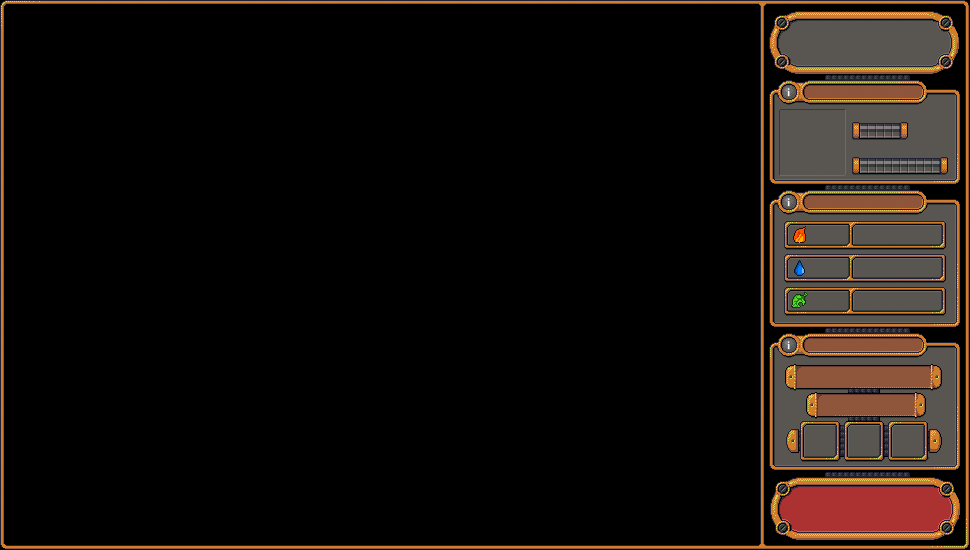
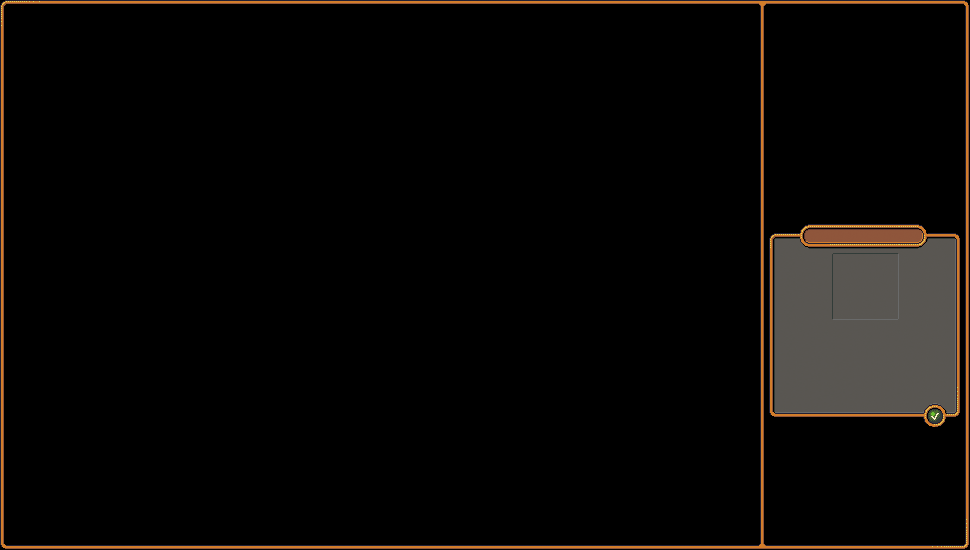
The second 970 × 550 image is a revision of the first. Changes to its layers:
added layer "Layer 4" above "End Turn" over 769, 224, 960, 428
hid "End Turn" over 769, 11, 960, 540
